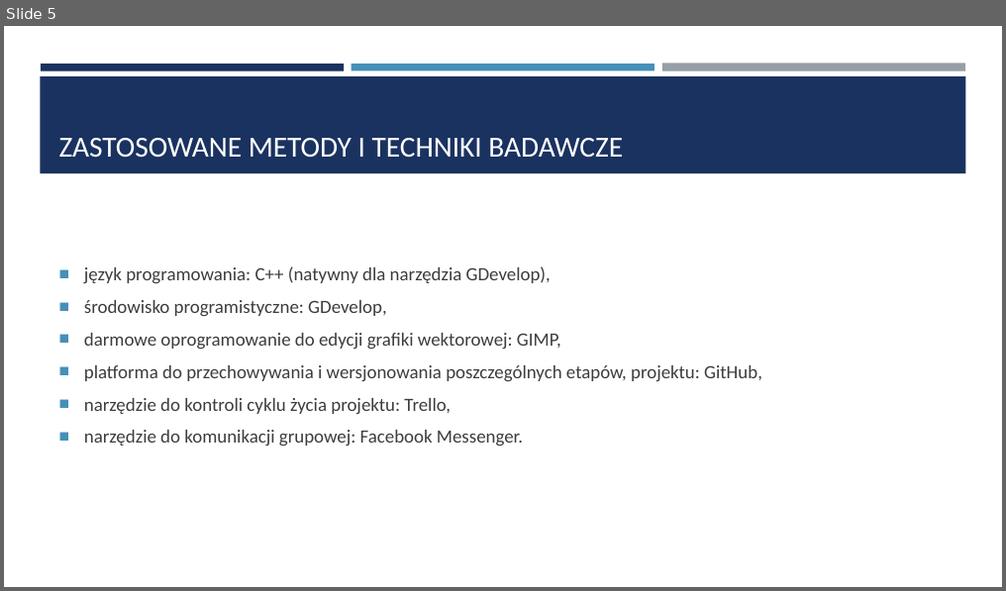
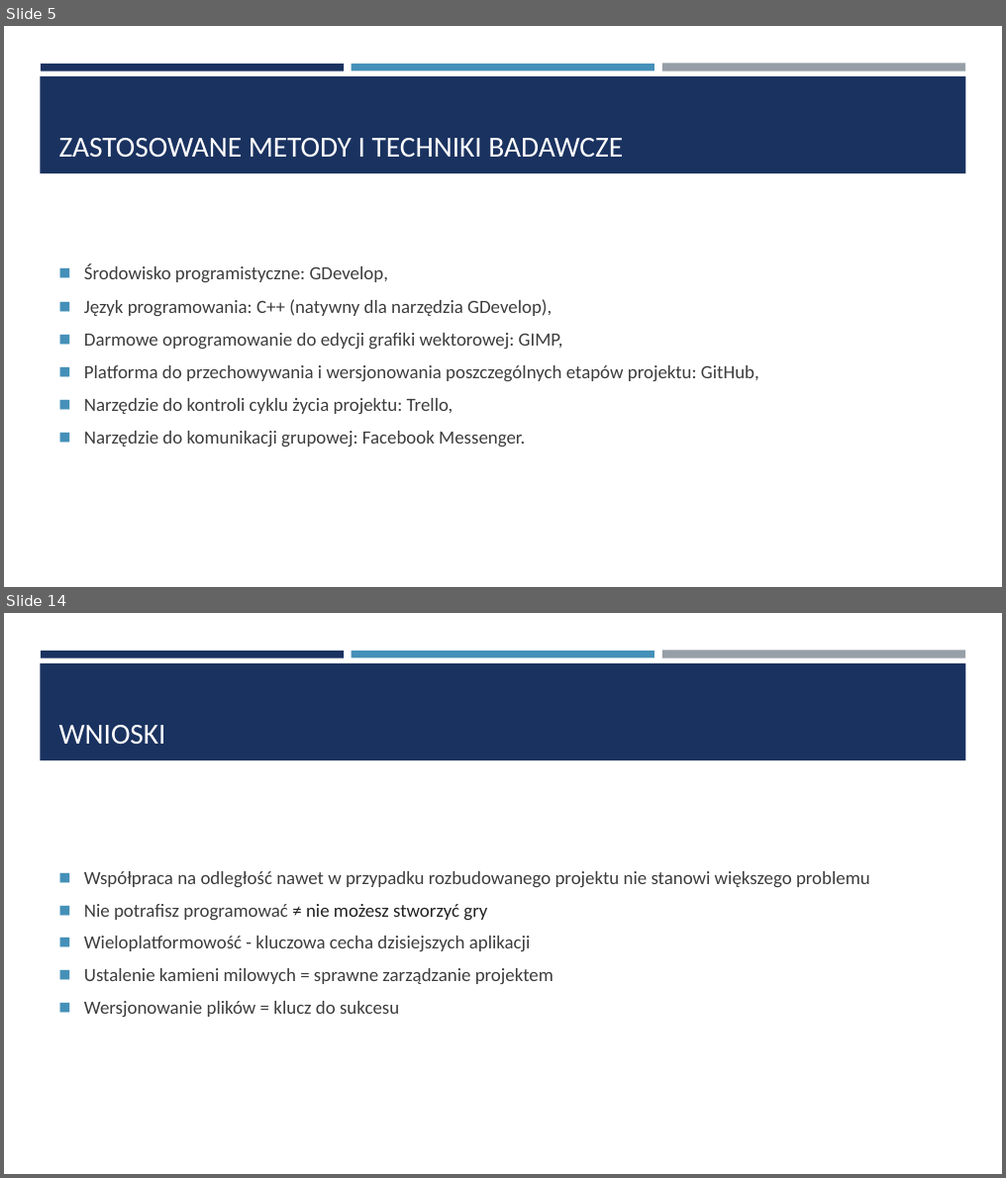
Before and after one commit to kwiat323/Praca_Inzynierska, a slide deck: Prezentacja/Prezentacja pracy dyplomowej.pptx. Shown one above the other, each under a label of ours: slide 5 before the commit, slides 5 and 14 after it; the slides between them are not shown. The pictures are 1006x591 and 1006x1178 pixels, drawn with LibreOffice and Linux fonts; fonts in the diff are those of the drawing. Boxes give left, top, right and bottom in pixels: in the first picture for what was removed or moved away, otherwise in the second. Text is boxed around its words. In the diff, an @@ line names an element or a change of style, - is before the commit and + after.

```diff
--- a/Prezentacja/Prezentacja pracy dyplomowej.pptx
+++ b/Prezentacja/Prezentacja pracy dyplomowej.pptx
@@ slide 14 added at bbox=[4, 613, 1002, 1174], background #FFFFFF; not listed: 4 template elements that a slide beside it also shows @@
@@ title added at bbox=[59, 725, 166, 744], 28 pt, text #FFFFFF @@
+WNIOSKI
@@ text added at bbox=[84, 871, 870, 1018], 18 pt, text #3D3D3D @@
+◼ Współpraca na odległość nawet w przypadku rozbudowanego projektu nie stanowi większego problemu
+◼ Nie potrafisz programować ≠ nie możesz stworzyć gry
+◼ Wieloplatformowość - kluczowa cecha dzisiejszych aplikacji
+◼ Ustalenie kamieni milowych = sprawne zarządzanie projektem
+◼ Wersjonowanie plików = klucz do sukcesu
@@ slide 5 changed as well @@
@@ text at bbox=[84, 265, 759, 448]: text changed @@
-■ język programowania: C++ (natywny dla narzędzia GDevelop),
-■ środowisko programistyczne: GDevelop,
-■ darmowe oprogramowanie do edycji grafiki wektorowej: GIMP,
-■ platforma do przechowywania i wersjonowania poszczególnych etapów, projektu: GitHub,
-■ narzędzie do kontroli cyklu życia projektu: Trello,
-■ narzędzie do komunikacji grupowej: Facebook Messenger.
+◼ Środowisko programistyczne: GDevelop,
+◼ Język programowania: C++ (natywny dla narzędzia GDevelop),
+◼ Darmowe oprogramowanie do edycji grafiki wektorowej: GIMP,
+◼ Platforma do przechowywania i wersjonowania poszczególnych etapów projektu: GitHub,
+◼ Narzędzie do kontroli cyklu życia projektu: Trello,
+◼ Narzędzie do komunikacji grupowej: Facebook Messenger.
```
Also in this commit, not shown: 4 other slides changed, 8 other slides added, 2 slides removed, 1 other file.
